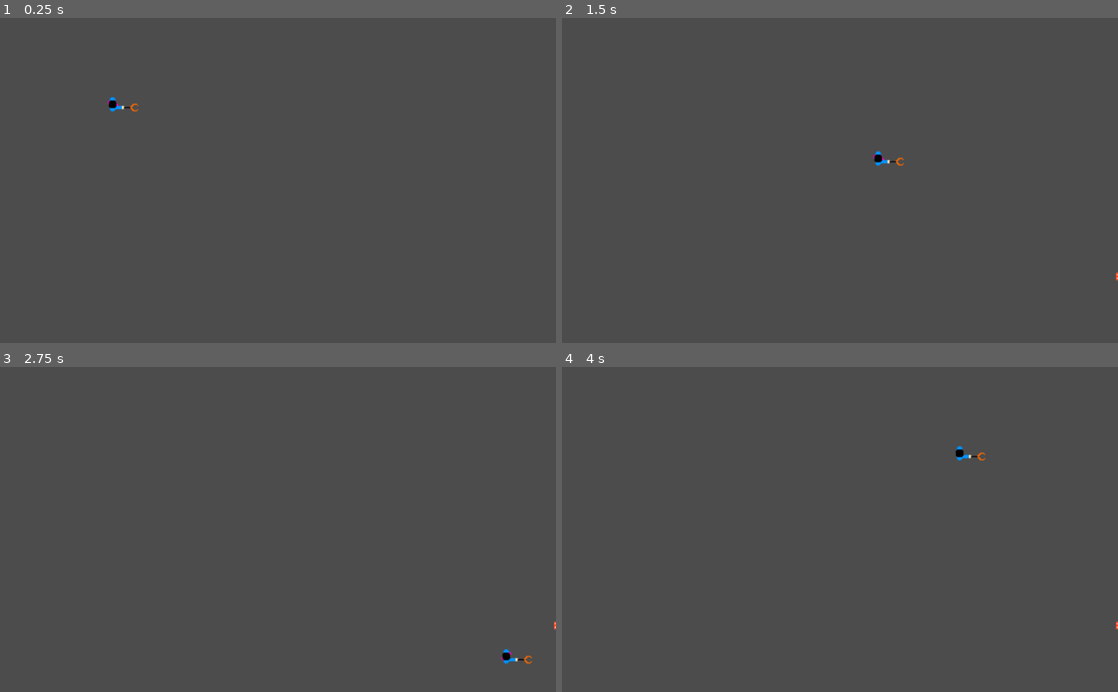
Above: before the commit, frames 1-4 (two rows, left to right).
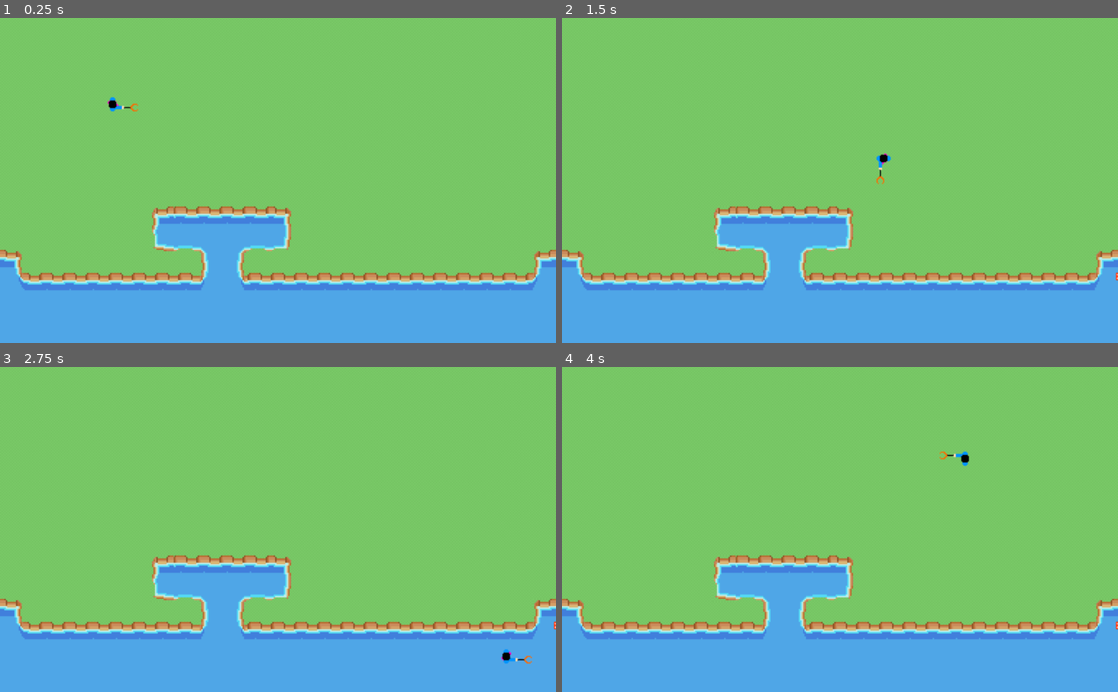
Above: after the commit, the same moments.

Repository: SimonDamberg/trashman-outyard
Game: Godot game, scene res://Axel.tscn
Same seed, same stepped clock (60 frames per second), same inputs: the game is played once before the commit and once after it. Before the commit the project starts from res://Main.tscn.
Inputs:
- Up to frame 1 (0.25 s): no input
- Up to frame 2 (1.5 s): tap Enter at 0.5 s; hold Right (ui_right) 0.53-1.28 s; hold Down (ui_down) from 1.28 s (still down)
- Up to frame 3 (2.75 s): release Down (ui_down) at 2.03 s; hold Right (ui_right) from 2.03 s (still down)
- Up to frame 4 (4 s): release Right (ui_right) at 2.78 s; hold Up (ui_up) 2.78-3.53 s; hold Left (ui_left) from 3.53 s (still down)

The runs differ from the first frame. In frame 1, 100% of the frame differs, in the area x 0-100%, y 0-100%; in frame 2, 100%; in frame 3, 100%; in frame 4, 100%.

Commit message:
New Main Scene

Diff:
--- a/Hackathon/Main.tscn
+++ b/Hackathon/Main.tscn
@@ -1,14 +1,22 @@
-[gd_scene load_steps=4 format=2]
+[gd_scene load_steps=6 format=2]
 
 [ext_resource path="res://resources/Player.tscn" type="PackedScene" id=1]
 [ext_resource path="res://Score.gd" type="Script" id=2]
 [ext_resource path="res://resources/GameController.gd" type="Script" id=3]
+[ext_resource path="res://assets/playground.png" type="Texture" id=4]
+[ext_resource path="res://resources/bgscaler.gd" type="Script" id=5]
 
 [node name="Node" type="Node"]
 
+[node name="Sprite" type="Sprite" parent="."]
+position = Vector2( 507.02, 317.289 )
+scale = Vector2( 1.33498, 1.33498 )
+texture = ExtResource( 4 )
+script = ExtResource( 5 )
+
 [node name="Player" parent="." instance=ExtResource( 1 )]
 position = Vector2( 227.412, 164.304 )
-speed = 500
+speed = 200
 
 [node name="StartPosition" type="Node" parent="."]
 
--- a/Hackathon/project.godot
+++ b/Hackathon/project.godot
@@ -11,7 +11,7 @@
 [application]
 
 config/name="Hackathon"
-run/main_scene="res://Main.tscn"
+run/main_scene="res://Axel.tscn"
 config/icon="res://icon.png"
 
 [physics]
--- a/Hackathon/resources/Player.gd
+++ b/Hackathon/resources/Player.gd
@@ -24,7 +24,6 @@
 		$AnimatedSprite.play()
 	else:
 		$AnimatedSprite.stop()
-	$AnimatedSprite.rotation_degrees = total_rot
 	return velocity
 
 # Called when the node enters the scene tree for the first time.
Not shown, added: Hackathon/assets/charspritewalk1.png.import
Not shown, added: Hackathon/assets/charspritewalk2.png.import
